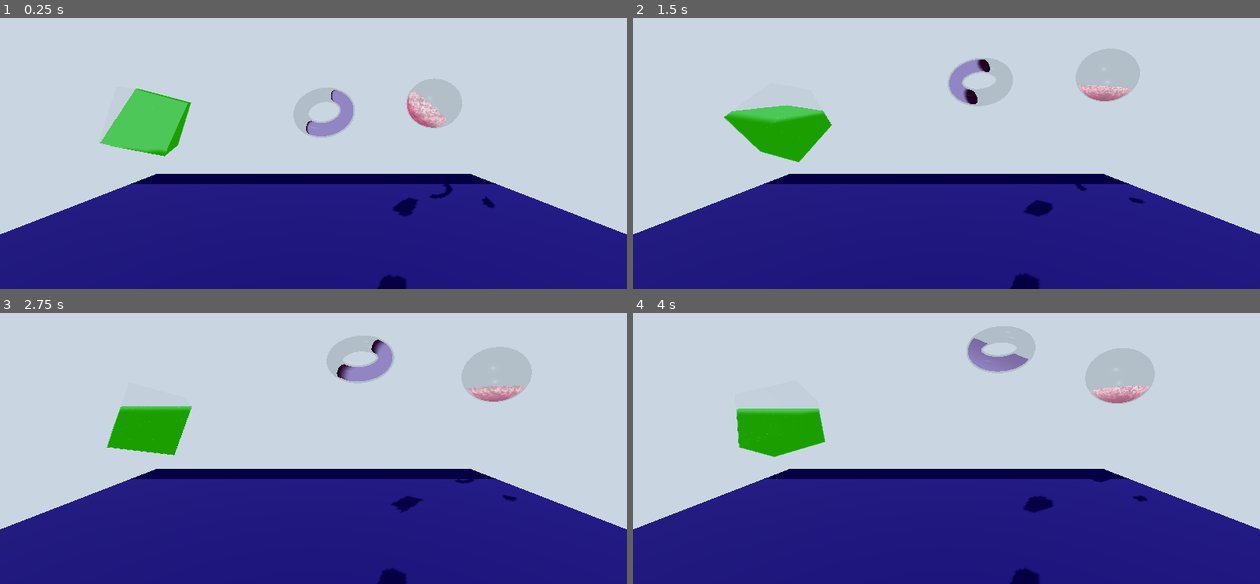
Above: before the commit, frames 1-4 (two rows, left to right).
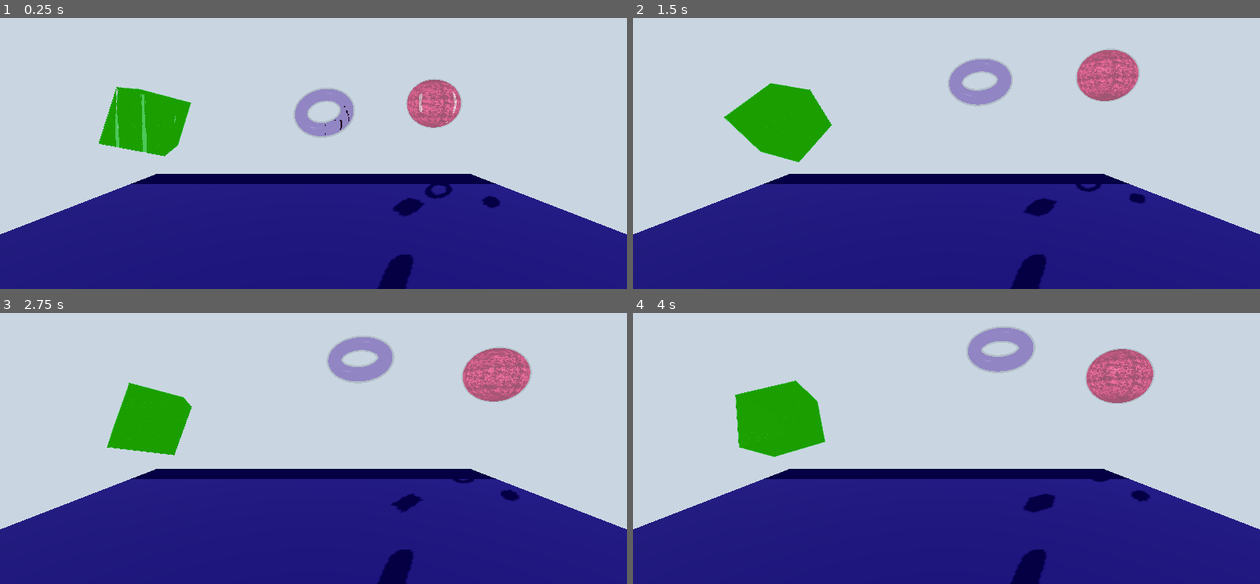
Above: after the commit, the same moments.

Repository: niceandgoodonline/Liquid-In-Mesh-Shader-Demo-Godot
Game: Godot game, scene res://demo.tscn
The game is run twice, just before and just after one commit, with the same random seed, the same clock (stepped at 60 frames per second) and the same inputs. The project has no main scene, so this scene is started directly.
Inputs:
- Up to frame 1 (0.25 s): no input
- Up to frame 2 (1.5 s): no input
- Up to frame 3 (2.75 s): no input
- Up to frame 4 (4 s): no input

The runs differ from the first frame. In frame 1, 4.2% of the frame differs, in the area x 15-80%, y 22-98%; in frame 2, 3.8%; in frame 3, 3.3%; in frame 4, 3.9%.

Commit message:
remove suspecious delta code

Diff:
--- a/LiquidShader/MinimalLiquidSimulation.gd
+++ b/LiquidShader/MinimalLiquidSimulation.gd
@@ -21,14 +21,14 @@
 var coeff_old_old : Vector2
 
 func _physics_process(delta):
-	var accell_3d:Vector3 = (pos3 - 2 * pos2 + pos1) / delta / delta
+	var accell_3d:Vector3 = (pos3 - 2 * pos2 + pos1) * 3600
 	pos1 = pos2
 	pos2 = pos3
 	pos3 = get_global_transform().origin + rotation
 	accell = Vector2(accell_3d.x + accell_3d.y, accell_3d.z + accell_3d.y)
 	coeff_old_old = coeff_old
 	coeff_old = coeff
-	coeff = delta * delta * (-springConstant * coeff_old - reaction * accell) + 2 * coeff_old - coeff_old_old - delta * dampening * (coeff_old - coeff_old_old)
+	coeff = (-springConstant * coeff_old - reaction * accell) + 2 * coeff_old - coeff_old_old - delta * dampening * (coeff_old - coeff_old_old) / 3600
 	liquidShaderMaterial.set_shader_parameter("coeff", coeff*liquid_mobility)
 	if (pos1.distance_to(pos3) < 0.01):
 		vel = clamp (vel-delta*1.0,0.0,1.0)
--- a/LiquidShader/MinimalLiquidSimulationAsTool.gd
+++ b/LiquidShader/MinimalLiquidSimulationAsTool.gd
@@ -22,14 +22,14 @@
 var coeff_old_old : Vector2
 
 func _physics_process(delta):
-	var accell_3d:Vector3 = (pos3 - 2 * pos2 + pos1) / delta / delta
+	var accell_3d:Vector3 = (pos3 - 2 * pos2 + pos1) * 3600
 	pos1 = pos2
 	pos2 = pos3
 	pos3 = get_global_transform().origin + rotation
 	accell = Vector2(accell_3d.x + accell_3d.y, accell_3d.z + accell_3d.y)
 	coeff_old_old = coeff_old
 	coeff_old = coeff
-	coeff = delta * delta * (-springConstant * coeff_old - reaction * accell) + 2 * coeff_old - coeff_old_old - delta * dampening * (coeff_old - coeff_old_old)
+	coeff = (-springConstant * coeff_old - reaction * accell) + 2 * coeff_old - coeff_old_old - delta * dampening * (coeff_old - coeff_old_old) / 3600
 	liquidShaderMaterial.set_shader_parameter("coeff", coeff*liquid_mobility)
 	if (pos1.distance_to(pos3) < 0.01):
 		vel = clamp (vel-delta*1.0,0.0,1.0)
